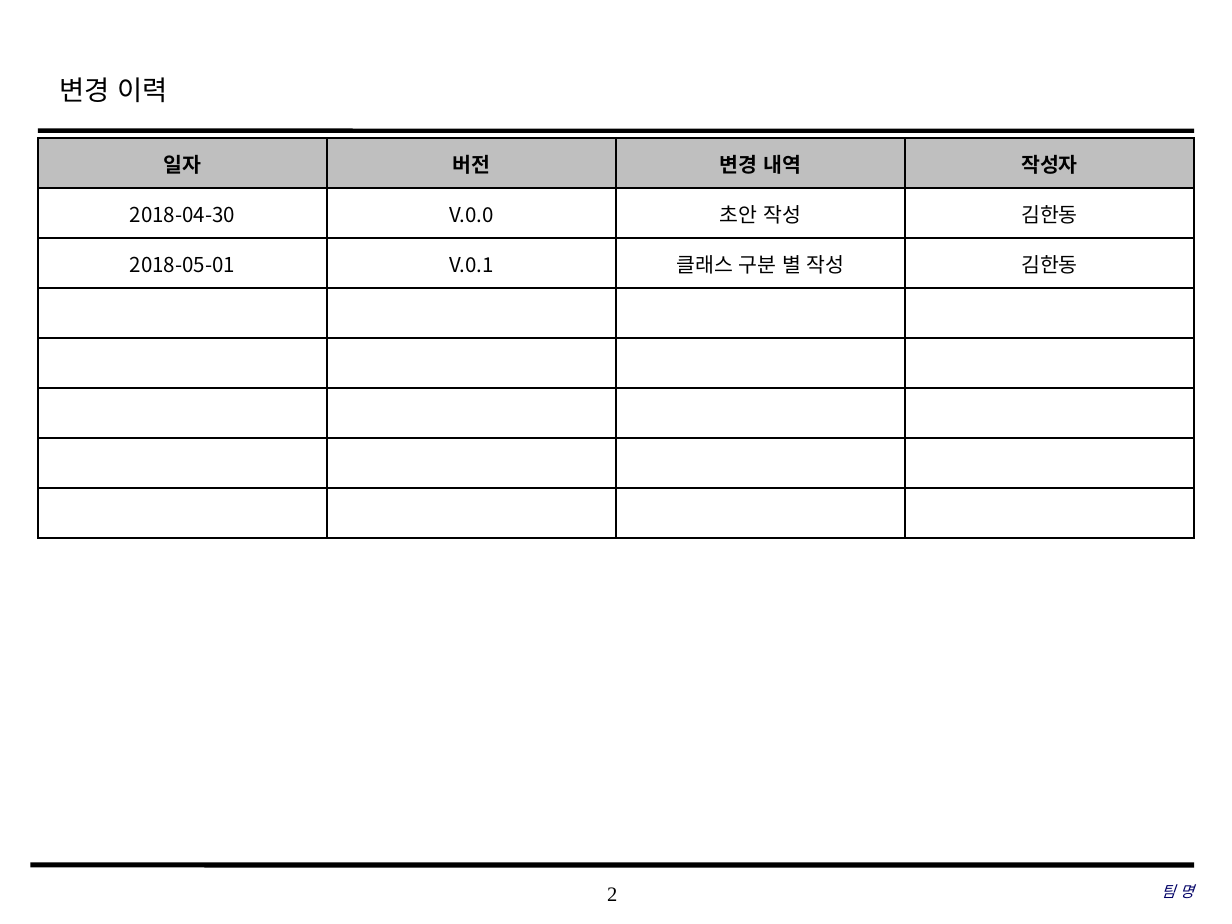
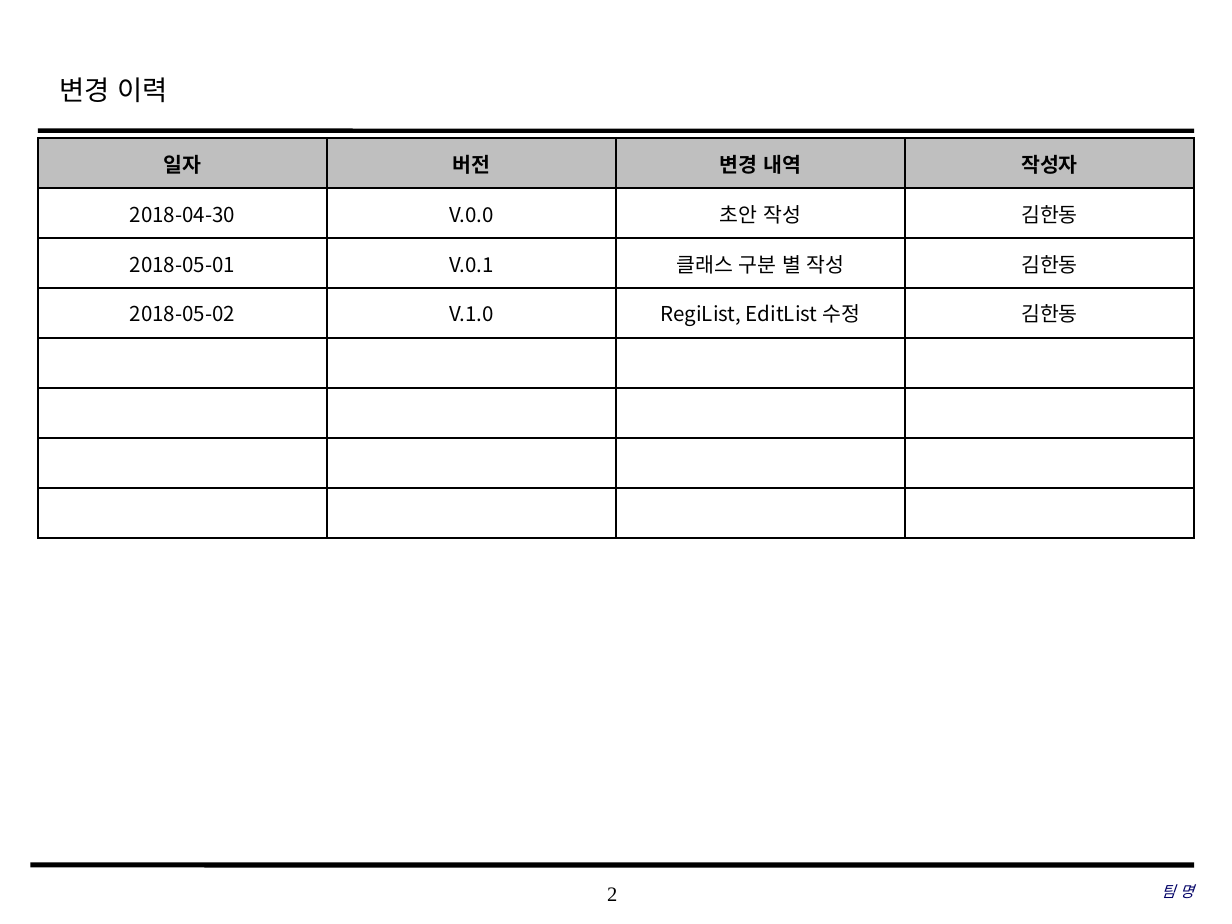
Before and after one commit to SMU-SE-Admin/18-1_8_PALZO_Doc, a slide deck: slide 2 of 03 설계/Class 설계서_8_Palzo.pptx. Drawn at 1232x924 pixels with LibreOffice and Linux fonts; fonts in the diff are those of the drawing; background and template pictures are left out. Boxes give left, top, right and bottom in pixels: in the first picture for what was removed or moved away, otherwise in the second. Text is boxed around its words. In the diff, an @@ line names an element or a change of style, - is before the commit and + after.

Commit message:
#1101 Class 설계서 작성 RegiList, EditList 클래스 속성 수정

```diff
--- a/03 설계/Class 설계서_8_Palzo.pptx
+++ b/03 설계/Class 설계서_8_Palzo.pptx
@@ table at [38, 138, 1196, 537] @@
+row 4: 2018-05-02 | V.1.0 | RegiList, EditList 수정 | 김한동
-row 8:  |  |  | 
```
Also in this commit, not shown: 7 other slides changed.
